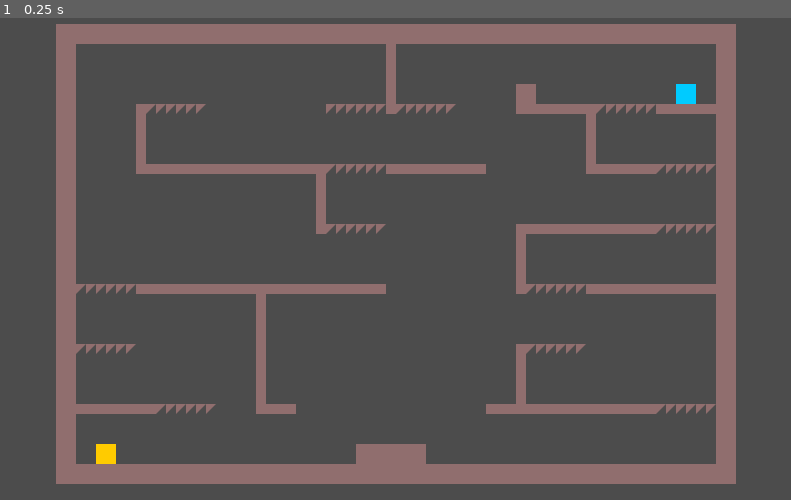
Above: before the commit, frame 1.
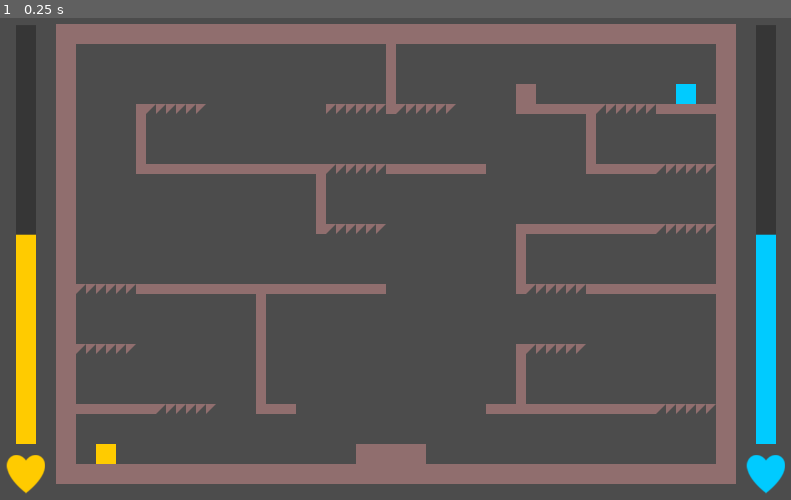
Above: after the commit, the same moment.

Repository: notapixelstudio/keep-love-alive
Game: Godot game, scene res://World.tscn
Same seed, same stepped clock (60 frames per second), same inputs: the game is played once before the commit and once after it.
Inputs:
- Up to frame 1 (0.25 s): no input

The runs differ from the first frame. In frame 1, 2.8% of the frame differs, in the area x 0-100%, y 44-99%.

Commit message:
love bars

Diff:
--- a/godot/World.tscn
+++ b/godot/World.tscn
@@ -1,7 +1,20 @@
-[gd_scene load_steps=3 format=2]
+[gd_scene load_steps=8 format=2]
 
 [ext_resource path="res://Tileset.tres" type="TileSet" id=1]
 [ext_resource path="res://Character.tscn" type="PackedScene" id=2]
+[ext_resource path="res://assets/heart.png" type="Texture" id=3]
+
+[sub_resource type="StyleBoxFlat" id=1]
+bg_color = Color( 1, 0.8, 0, 1 )
+
+[sub_resource type="StyleBoxFlat" id=3]
+bg_color = Color( 0.215686, 0.215686, 0.215686, 1 )
+
+[sub_resource type="StyleBoxFlat" id=2]
+bg_color = Color( 0, 0.8, 1, 1 )
+
+[sub_resource type="StyleBoxFlat" id=4]
+bg_color = Color( 0.215686, 0.215686, 0.215686, 1 )
 
 [node name="World" type="Node2D"]
 
@@ -19,3 +32,41 @@
 position = Vector2( 1104, 112 )
 color = Color( 0, 0.8, 1, 1 )
 player = "p2"
+
+[node name="LoveBar1" type="ProgressBar" parent="."]
+margin_left = 32.0
+margin_top = 704.0
+margin_right = 702.0
+margin_bottom = 736.0
+rect_rotation = -90.0
+custom_styles/fg = SubResource( 1 )
+custom_styles/bg = SubResource( 3 )
+value = 50.0
+percent_visible = false
+__meta__ = {
+"_edit_use_anchors_": false
+}
+
+[node name="LoveBar2" type="ProgressBar" parent="."]
+margin_left = 1216.0
+margin_top = 704.0
+margin_right = 1886.0
+margin_bottom = 736.0
+rect_rotation = -90.0
+custom_styles/fg = SubResource( 2 )
+custom_styles/bg = SubResource( 4 )
+value = 50.0
+percent_visible = false
+__meta__ = {
+"_edit_use_anchors_": false
+}
+
+[node name="Heart1" type="Sprite" parent="."]
+modulate = Color( 1, 0.8, 0, 1 )
+position = Vector2( 48, 752 )
+texture = ExtResource( 3 )
+
+[node name="Heart2" type="Sprite" parent="."]
+modulate = Color( 0, 0.8, 1, 1 )
+position = Vector2( 1232, 752 )
+texture = ExtResource( 3 )
--- a/godot/assets/all.svg
+++ b/godot/assets/all.svg
@@ -26,8 +26,8 @@
      inkscape:pageopacity="0"
      inkscape:pageshadow="2"
      inkscape:zoom="2.8"
-     inkscape:cx="139.3218"
-     inkscape:cy="132.50417"
+     inkscape:cx="126.8218"
+     inkscape:cy="112.50417"
      inkscape:document-units="px"
      inkscape:current-layer="layer1"
      showgrid="true"
@@ -87,5 +87,12 @@
        sodipodi:nodetypes="cccc"
        inkscape:export-xdpi="96"
        inkscape:export-ydpi="96" />
+    <path
+       inkscape:export-ydpi="96.183853"
+       inkscape:export-xdpi="96.183853"
+       id="path1147"
+       d="m 20.754366,265.26593 c 0,5.78796 -8.054366,11.64593 -8.054366,11.64593 0,0 -8.0543669,-5.85797 -8.0543669,-11.64593 0,-3.2813 2.5368072,-4.49173 3.870759,-4.49173 2.7889579,0 4.1836079,2.35912 4.1836079,2.35912 0,0 1.394649,-2.35948 4.183601,-2.35948 1.333958,2.4e-4 3.870765,1.21043 3.870765,4.49209 z"
+       inkscape:connector-curvature="0"
+       style="fill:#ffffff;fill-opacity:1;stroke:none;stroke-width:1.99999988;stroke-miterlimit:4;stroke-dasharray:none;stroke-opacity:1" />
   </g>
 </svg>
Binary file added: godot/assets/heart.png
Not shown, added: godot/assets/heart.png.import
